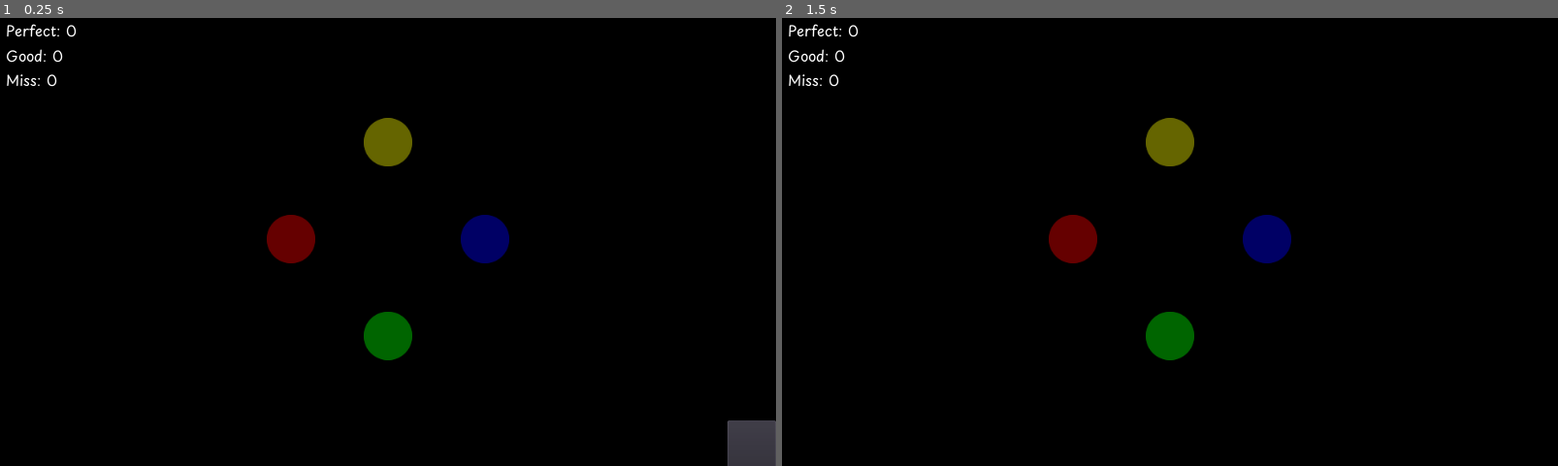
Above: before the commit, frames 1-2 (left to right).
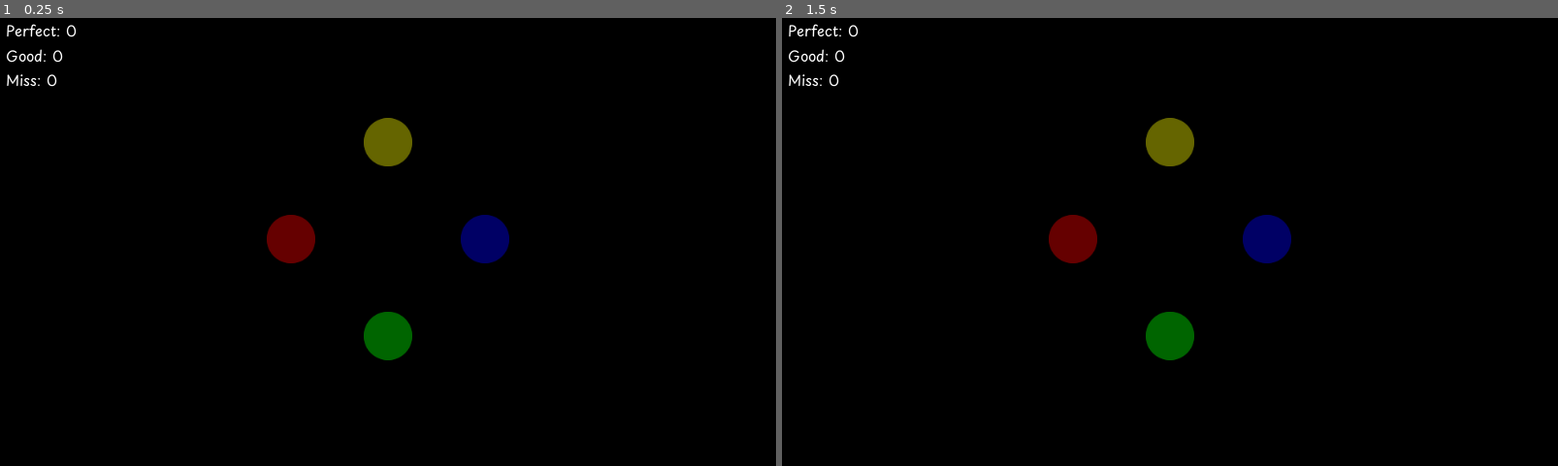
Above: after the commit, the same moments.

Repository: RedSatura/rhythm-game-1
Game: Godot game, scene res://scenes/song_play_area.tscn
The game is run twice, just before and just after one commit, with the same random seed, the same clock (stepped at 60 frames per second) and the same inputs. This scene is started directly instead of the project's main scene. The engine's default icon, where the game draws it, is replaced by a stand-in: a white triangle on a blue panel in a dark square. Sound files missing from this copy of the repository are replaced by a short silence.
Inputs (mouse positions are in pixels of both pictures, inside the frame that each line leads up to):
- Up to frame 1 (0.25 s): no input
- Up to frame 2 (1.5 s): click (1534, 443) at 0.52 s; tap Enter at 1.25 s

The runs differ from the first frame. In frame 1, 0.6% of the frame differs, in the area x 93-100%, y 89-100%; in frame 2, nothing differs.

Commit message:
add songs

Diff:
--- a/scenes/conductor/conductor.gd
+++ b/scenes/conductor/conductor.gd
@@ -78,4 +78,5 @@
 	play()
 
 func _on_Conductor_finished():
-	get_parent().end_song()
+	if get_parent():
+		get_parent().end_song()
--- a/scenes/main_menu.tscn
+++ b/scenes/main_menu.tscn
@@ -136,7 +136,7 @@
 margin_left = 744.0
 margin_top = 64.0
 margin_right = 1016.0
-margin_bottom = 392.0
+margin_bottom = 285.0
 custom_fonts/font = SubResource( 5 )
 text = "Useful Keys:
 D - Red hitspot
--- a/scenes/song_end_screen.gd
+++ b/scenes/song_end_screen.gd
@@ -1,4 +1,3 @@
-tool
 extends Control
 
 export var perfect = 0
@@ -6,24 +5,22 @@
 export var miss = 0
 
 onready var title_label = $TitleLabel
+onready var auto_mode_notice = $AutoModeNotice
 
 onready var hit_rate_result = $VBoxContainer/HBoxContainer2/HitRateResult
 onready var rating_result = $VBoxContainer/HBoxContainer2/RatingResult
 onready var grade_result = $VBoxContainer/HBoxContainer2/GradeResult
 
 func _ready():
-	if !Engine.is_editor_hint():
-		title_label.text = SongEventBus.song_title
-		hit_rate_result.text = "%.2f" % calculate_hit_rate() + "%"
-		var rating = calculate_rating()
-		rating_result.text = "%.2f" % rating + "%"
-		grade_result.text = set_grade(rating)
+	auto_mode_notice.set_visible(SongEventBus.auto_mode)
+	title_label.text = SongEventBus.song_title
+	hit_rate_result.text = "%.2f" % calculate_hit_rate() + "%"
+	var rating = calculate_rating()
+	rating_result.text = "%.2f" % rating + "%"
+	grade_result.text = set_grade(rating)
 
 func _physics_process(delta):
-	if Engine.is_editor_hint():
-		var total_notes = perfect + good + miss
-		var hit_rate: float = ((perfect + good) / float(total_notes) * 100.0) if total_notes != 0 else 0
-		var rating: float = (((perfect * 2) + good) / (float(total_notes) * 2)) * 100 if total_notes != 0 else 0
+	pass
 
 func calculate_hit_rate():
 	var total_notes = SongEventBus.perfect + SongEventBus.good + SongEventBus.miss
--- a/scenes/song_end_screen.tscn
+++ b/scenes/song_end_screen.tscn
@@ -89,6 +89,7 @@
 scene = "res://scenes/main_menu.tscn"
 
 [node name="AutoModeNotice" type="Label" parent="."]
+visible = false
 margin_left = 680.0
 margin_top = 8.0
 margin_right = 1006.0
@@ -118,6 +119,7 @@
 size_flags_horizontal = 3
 custom_fonts/font = ExtResource( 7 )
 text = "Hit Rate:"
+valign = 1
 
 [node name="Rating" type="Label" parent="VBoxContainer/HBoxContainer"]
 margin_left = 228.0
@@ -126,6 +128,7 @@
 size_flags_horizontal = 3
 custom_fonts/font = ExtResource( 7 )
 text = "Rating:"
+valign = 1
 
 [node name="Grade" type="Label" parent="VBoxContainer/HBoxContainer"]
 margin_left = 456.0
@@ -134,6 +137,7 @@
 size_flags_horizontal = 3
 custom_fonts/font = ExtResource( 7 )
 text = "Grade:"
+valign = 1
 
 [node name="HBoxContainer2" type="HBoxContainer" parent="VBoxContainer"]
 margin_top = 47.0
--- a/scenes/song_manager.gd
+++ b/scenes/song_manager.gd
@@ -4,6 +4,7 @@
 
 export var auto_mode: bool = false
 export var in_editor: bool = false
+export var start_immediately = false
 export var play_from_quarter_beat = 0
 
 export var song_content_starter = "MagentaSongFormatStart"
@@ -11,6 +12,9 @@
 
 export var song_bpm: int = 120
 export var song_offset: float = 0
+
+
+var song_title = ""
 
 var file_content = ""
 var song_content = ""
@@ -22,6 +26,8 @@
 onready var auto_mode_label = $CanvasLayer2/AutoModeLabel
 onready var video_player = $CanvasLayer/VideoPlayer
 onready var video_timer = $CanvasLayer/VideoPlayer/VideoTimer
+onready var song_title_label = $CanvasLayer2/SongTitleLabel
+onready var song_start_timer = $SongStartTimer
 
 func _ready():
 # warning-ignore:return_value_discarded
@@ -33,6 +39,7 @@
 	get_file_content()
 	get_song_content()
 	process_song_content()
+	get_song_info()
 	initialize_conductor()
 	initialize_video_player()
 
@@ -41,6 +48,11 @@
 	lyric_labels[0].text = ""
 	auto_mode_label.visible = auto_mode
 	hitspots.set_auto_mode(auto_mode)
+	if start_immediately:
+		start_song()
+	else:
+		song_start_timer.start()
+		show_song_label_info()
 
 func process_song_content():
 	var regex = RegEx.new()
@@ -114,7 +126,8 @@
 				pass
 			"l": #lyric
 				var parameters = get_command_parameters(command)
-				change_lyrics_label(parameters[0])
+				if parameters:
+					change_lyrics_label(parameters[0])
 			_:
 				pass
 	else:
@@ -240,7 +253,18 @@
 	title_regex.compile("(?<=TITLE:).*")
 	var title_result = title_regex.search(file_content)
 
-	SongEventBus.song_title = str(title_result.get_string().strip_edges())
+	if title_result:
+		song_title = str(title_result.get_string().strip_edges())
+		SongEventBus.song_title = str(title_result.get_string().strip_edges())
 
 func _on_VideoTimer_timeout():
 	video_player.play()
+
+func _on_SongStartTimer_timeout():
+	song_title_label.hide()
+	start_song()
+
+func show_song_label_info():
+	song_title_label.show()
+	song_title_label.text = song_title
+	prints("Song Title: ", song_title)
--- a/scenes/song_manager.tscn
+++ b/scenes/song_manager.tscn
@@ -7,6 +7,7 @@
 [ext_resource path="res://assets/Playpen_Sans/PlaypenSans-VariableFont_wght.ttf" type="DynamicFontData" id=5]
 [ext_resource path="res://assets/Playpen_Sans/static/PlaypenSans-Bold.ttf" type="DynamicFontData" id=6]
 [ext_resource path="res://scenes/debug_ui/beat_counter.gd" type="Script" id=7]
+[ext_resource path="res://assets/Playpen_Sans/static/PlaypenSans-ExtraBold.ttf" type="DynamicFontData" id=8]
 
 [sub_resource type="DynamicFont" id=1]
 size = 32
@@ -20,15 +21,19 @@
 font_data = ExtResource( 6 )
 
 [sub_resource type="DynamicFont" id=2]
-outline_size = 1
+size = 24
+outline_size = 3
 font_data = ExtResource( 6 )
+
+[sub_resource type="DynamicFont" id=5]
+size = 40
+font_data = ExtResource( 8 )
 
 [sub_resource type="DynamicFont" id=3]
 font_data = ExtResource( 6 )
 
 [node name="SongManager" type="Node2D"]
 script = ExtResource( 1 )
-auto_mode = true
 
 [node name="HitSpots" parent="." instance=ExtResource( 2 )]
 
@@ -108,13 +113,28 @@
 "_edit_use_anchors_": false
 }
 
+[node name="SongTitleLabel" type="Label" parent="CanvasLayer2"]
+visible = false
+margin_left = 16.0
+margin_top = 464.0
+margin_right = 1008.0
+margin_bottom = 525.0
+custom_fonts/font = SubResource( 5 )
+text = "Song Title"
+align = 2
+valign = 1
+clip_text = true
+__meta__ = {
+"_edit_use_anchors_": false
+}
+
 [node name="DebugUI" type="CanvasLayer" parent="."]
 
 [node name="BeatCounter" type="Label" parent="DebugUI"]
-margin_left = 16.0
-margin_top = 520.0
-margin_right = 272.0
-margin_bottom = 584.0
+margin_left = 24.0
+margin_top = 448.0
+margin_right = 280.0
+margin_bottom = 512.0
 custom_fonts/font = SubResource( 3 )
 align = 1
 valign = 1
@@ -124,15 +144,21 @@
 }
 
 [node name="StartButton" type="Button" parent="."]
-margin_left = 448.0
-margin_top = 240.0
-margin_right = 512.0
-margin_bottom = 304.0
+visible = false
+margin_left = 1248.0
+margin_top = 248.0
+margin_right = 1312.0
+margin_bottom = 312.0
 __meta__ = {
 "_edit_use_anchors_": false
 }
+
+[node name="SongStartTimer" type="Timer" parent="."]
+wait_time = 3.0
+one_shot = true
 
 [connection signal="finished" from="Conductor" to="." method="_on_Conductor_finished"]
 [connection signal="finished" from="CanvasLayer/VideoPlayer" to="." method="_on_VideoPlayer_finished"]
 [connection signal="timeout" from="CanvasLayer/VideoPlayer/VideoTimer" to="." method="_on_VideoTimer_timeout"]
 [connection signal="pressed" from="StartButton" to="." method="_on_Button_pressed"]
+[connection signal="timeout" from="SongStartTimer" to="." method="_on_SongStartTimer_timeout"]
Not shown: 1 places in scenes/song_manager.tscn that only renumber resources
Not shown, added: songs/Optical Cellophane/Optical Cellophane.masf
Not shown, added: songs/Wakasagihime's 100 Sushi Topping Game/Wakasagihime's 100 Sushi Topping Game.masf
